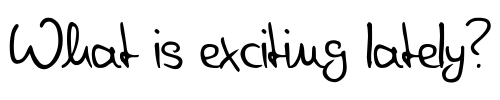
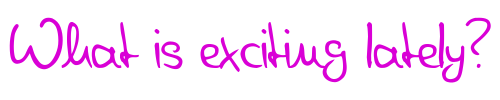
Layer changes from the first 500×100 image to the second:
renamed "What is exciting lately?#1" to "What is exciting lately?", painted on it over [left=9, top=17, right=491, bottom=83]
